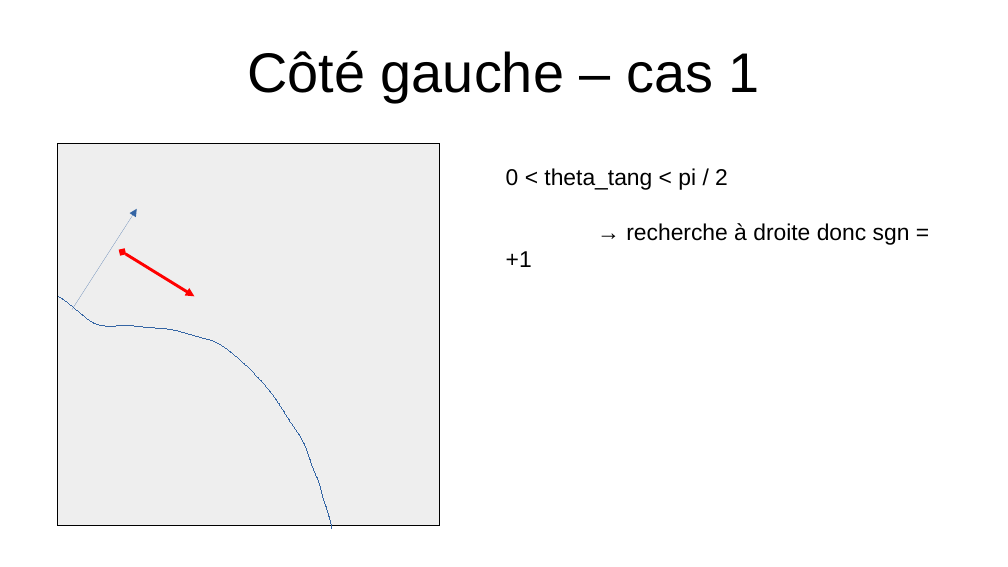
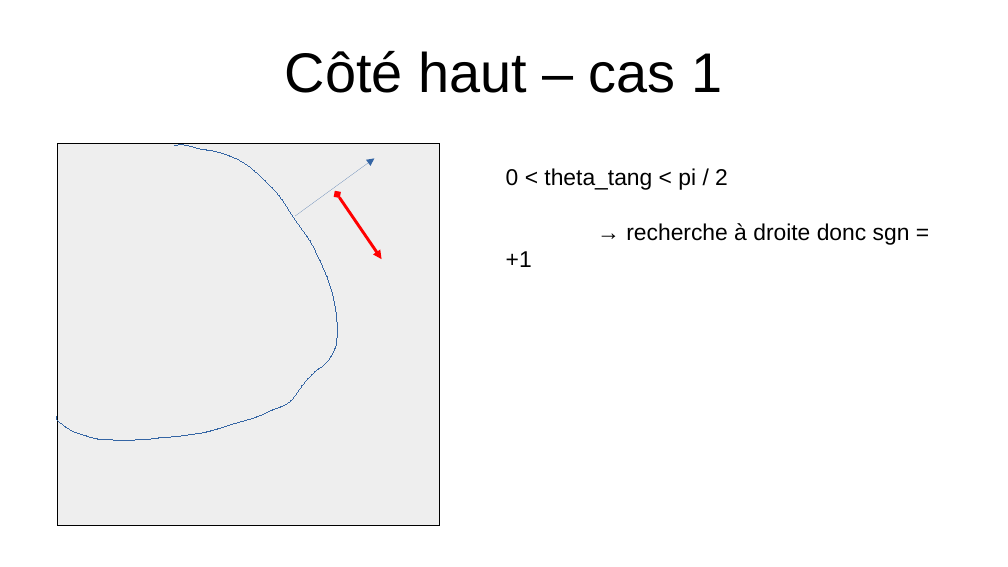
Before and after one commit to thomas-dubard/eval-maths-info, a slide deck: slide 6 of Les_seize_cas_de_recherche.odp (slide 4 before the commit). Drawn at 1008x567 pixels with LibreOffice and Linux fonts; fonts in the diff are those of the drawing. Boxes give left, top, right and bottom in pixels: in the first picture for what was removed or moved away, otherwise in the second. Text is boxed around its words. In the diff, an @@ line names an element or a change of style, - is before the commit and + after.

```diff
--- a/Les_seize_cas_de_recherche.odp
+++ b/Les_seize_cas_de_recherche.odp
@@ title at [285, 51, 722, 93]: text changed @@
-Côté gauche – cas 1
+Côté haut – cas 1
@@ freeform shape: place and size @@
-freeform shape at [59, 296, 332, 529]
+freeform shape at [56, 145, 338, 440]
@@ arrow added from (295, 216) to (374, 158), #3465A4 0 pt @@
@@ arrow removed from (72, 310) to (137, 209) @@
@@ double arrow added from (381, 259) to (338, 195), #FF0000 2.3 pt @@
@@ double arrow removed from (195, 296) to (123, 252) @@
```
Also in this commit, not shown: 6 slides added, 1 other file.
